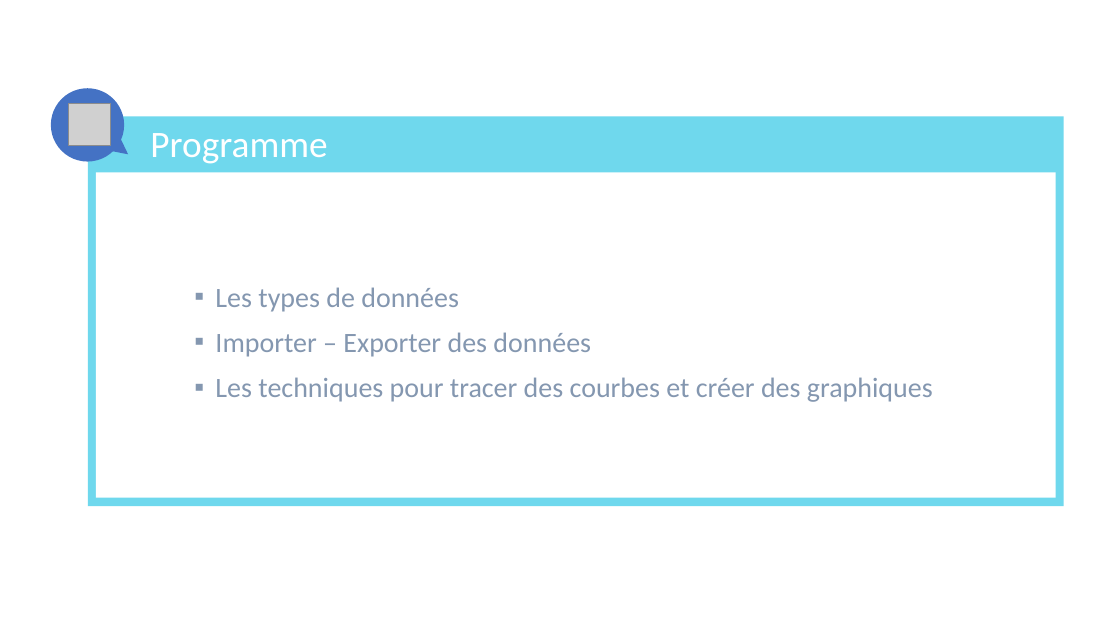
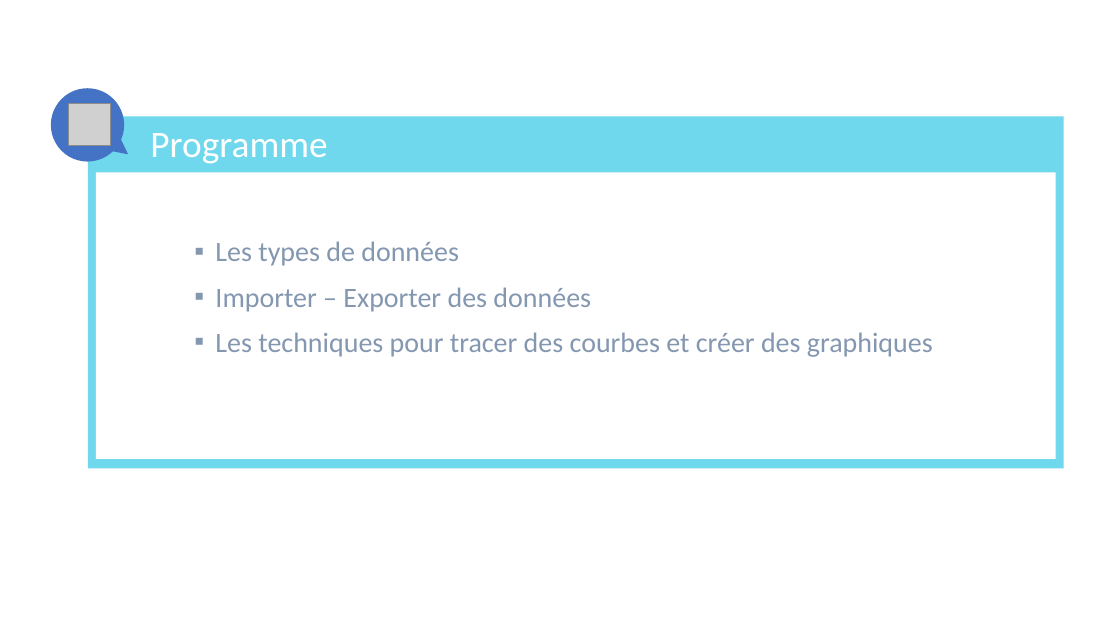
Before and after one commit to Arkantick/Enseignement_EPSI_LangageR, a slide deck: slide 2 of EPSI/Environnement_R_Cours.pptx. Drawn at 1120x630 pixels with LibreOffice and Linux fonts; fonts in the diff are those of the drawing; grey boxes stand for pictures. Boxes give left, top, right and bottom in pixels: in the first picture for what was removed or moved away, otherwise in the second. Text is boxed around its words. In the diff, an @@ line names an element or a change of style, - is before the commit and + after.

```diff
--- a/EPSI/Environnement_R_Cours.pptx
+++ b/EPSI/Environnement_R_Cours.pptx
@@ rectangle: place and size @@
-rectangle at <box>88,117,1065,507</box>
+rectangle at <box>88,117,1065,469</box>
@@ rectangle: place and size @@
-rectangle at <box>96,172,1056,497</box>
+rectangle at <box>96,172,1056,459</box>
@@ text "Les types de données": place and size @@
-text "Les types de données" at <box>215,287,933,402</box>
+text "Les types de données" at <box>215,241,933,357</box>
```
Also in this commit, not shown: 17 other slides changed, 26 slides added, 2 slides removed.
